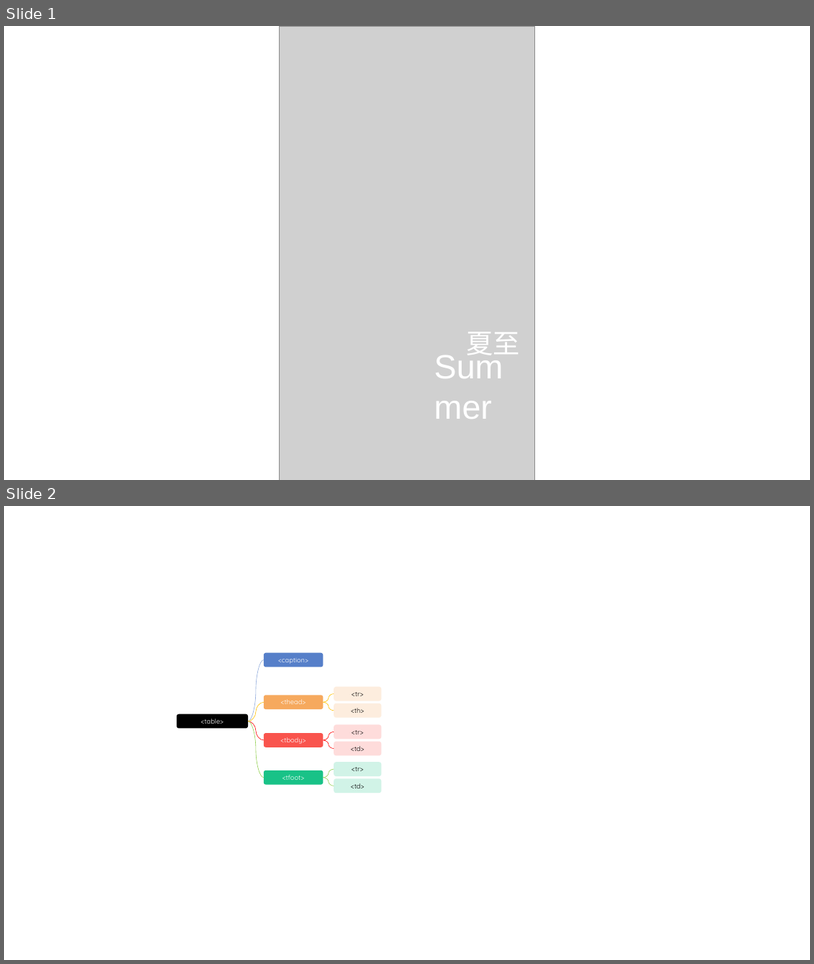
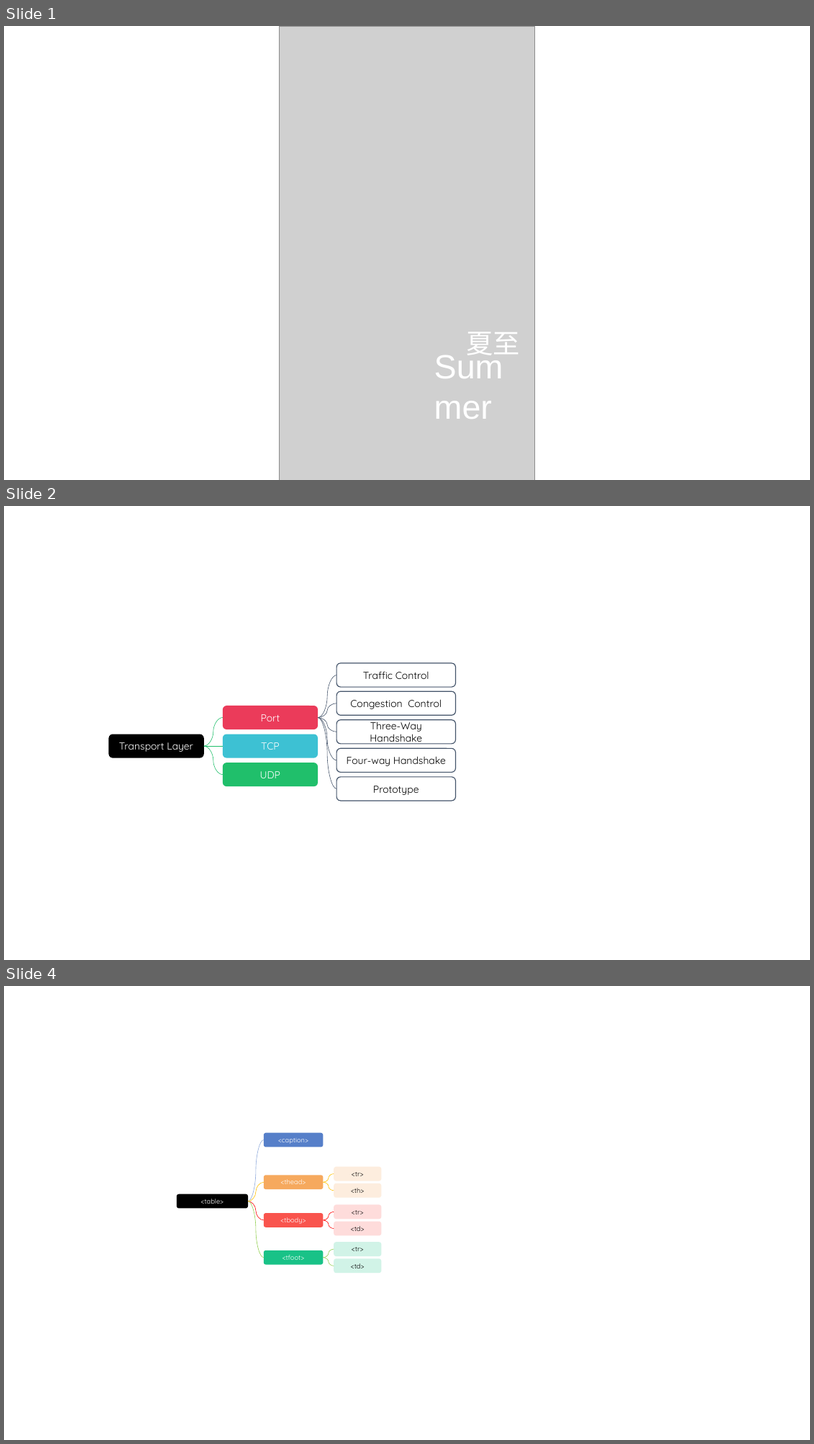
Before and after one commit to glplaman/glplaman.github.io, a slide deck: utils/file/charts.pptx. Shown one above the other, each under a label of ours: slides 1 and 2 before the commit, slides 1, 2 and 4 after it; the slides between them are not shown. The pictures are 814x964 and 814x1444 pixels, drawn with LibreOffice and Linux fonts; fonts in the diff are those of the drawing; grey boxes stand for pictures. Boxes give left, top, right and bottom in pixels: in the first picture for what was removed or moved away, otherwise in the second. Text is boxed around its words. In the diff, an @@ line names an element or a change of style, - is before the commit and + after.

```diff
--- a/utils/file/charts.pptx
+++ b/utils/file/charts.pptx
@@ slide 2 added at [4,506,810,960], background #FFFFFF @@
@@ curved line added from (337, 674) to (318, 717), #44546A 0.5 pt @@
@@ rounded rectangle added at [337,663,456,687], outline #44546A 1 pt, 12 pt, text #000000 @@
+Traffic Control
@@ rounded rectangle added at [337,691,456,715], outline #44546A 1 pt, 12 pt, text #000000 @@
+Congestion Control
@@ curved line added from (204, 746) to (223, 717), #20BF6B 0.5 pt @@
@@ rounded rectangle added at [223,705,318,729], fill #EB3B5A, 12 pt, text #FFFFFF @@
+Port
@@ curved line added from (318, 717) to (337, 788), #44546A 0.5 pt @@
@@ curved line added from (337, 703) to (318, 717), #44546A 0.5 pt @@
@@ curved line added from (318, 717) to (337, 760), #44546A 0.5 pt @@
@@ curved line added from (337, 731) to (318, 717), #44546A 0.5 pt @@
@@ rounded rectangle added at [337,720,456,743], outline #44546A 1 pt, 12 pt, text #000000 @@
+Three-Way Handshake
@@ rounded rectangle added at [108,734,203,758], fill #000000, 12 pt, text #FFFFFF @@
+Transport Layer
@@ rounded rectangle added at [223,734,318,758], fill #3DC1D3, 12 pt, text #FFFFFF @@
+TCP
@@ curved line added from (204, 746) to (223, 775), #20BF6B 0.5 pt @@
@@ line added from (223, 746) to (204, 746), #20BF6B 0.5 pt @@
@@ rounded rectangle added at [223,762,318,786], fill #20BF6B, 12 pt, text #FFFFFF @@
+UDP
@@ rounded rectangle added at [337,748,456,772], outline #44546A 1 pt, 12 pt, text #000000 @@
+Four-way Handshake
@@ rounded rectangle added at [337,777,456,800], outline #44546A 1 pt, 12 pt, text #000000 @@
+Prototype
@@ what was slide 2 is now slide 4 @@
```
Also in this commit, not shown: 1 other slide added, 25 other files.
